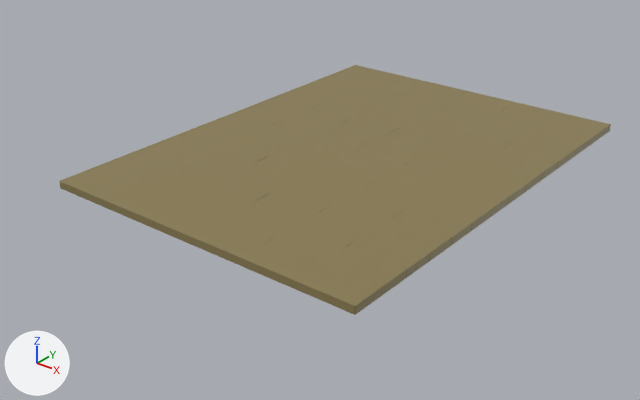
One commit to the FBX model Assets/3DModels/jinsy_fbx/floor.fbx: the scene before it, then after it.
Rendered twice from a 50 mm lens placed at (-26.0, -35.92, 9.36), pointed at (-36.85, -22.36, 0.95). The lights are fixed; the arrows at lower left show +X, +Y and +Z. The first picture is the older version. Where no turn or scale is listed for an object, it has been applied to the vertices. Vertices at exactly the same position are counted once.

Script lines for the objects in view, before the commit:
```python
me_plane_021 = bpy.data.meshes.new('Plane.021')
me_plane_021.from_pydata(...)  # 1202 vertices, 1439 faces; spans x -0.02..7.47, y 0.0..10.1, z 0.0..0.17
me_plane_021.materials.append(mat_material_329)  # yellow #8a7c52
ob_plane_012 = bpy.data.objects.new('Plane.012', me_plane_021)
ob_plane_012.location = (-40.38, -26.4, 1.67)
```
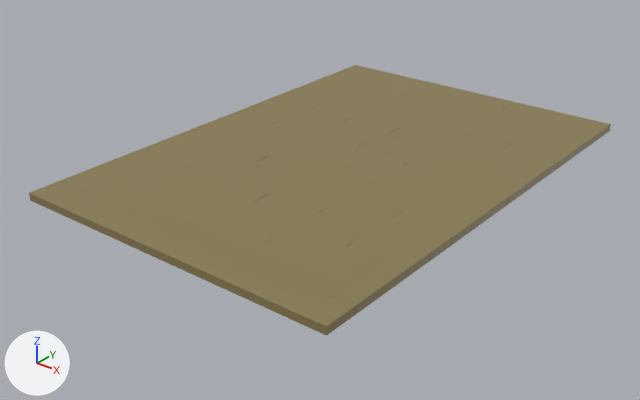
The newer file is also turned or shifted as a whole; pictures and numbers use the older file's frame.

The edits, one by one:
Material 'Material.374' (mat_material_374) is new.
Its base color is (0.254, 0.201, 0.0849) (yellow #8a7c52).
me_plane_021 is used by ob_plane_012; location (-40.38, -26.4, 1.67).
me_plane_021 had 1202 vertices, 1439 faces and spanned x -0.02..7.47, y 0.0..10.1, z 0.0..0.17.
me_plane_021 now has 1334 vertices, 1578 faces and spans x -0.02..7.47, y -0.72..10.1, z 0.0..0.17.
me_plane_021 part 1: the loose piece of 24 vertices spanning x 2.45..3.72, y 0.0..0.72, z 0.0..0.17 is copied, and the copy is moved by (0.0, -0.72, 0.0), in mat_material_374 (yellow #8a7c52); it spans x 2.45..3.72, y -0.72..0.0, z 0.0..0.17.
me_plane_021 part 2: a new loose piece of 34 vertices spanning x -0.02..2.45, y -0.72..0.01, z 0.0..0.17, in mat_material_374 (yellow #8a7c52).
Part 3, on me_plane_021:
43 vertices are added at x 1.25..7.47, y -0.72..0.01, z 0.0..0.17.
23 new vertices lie (0.0, 0.0, 0.16) away from vertices in x 1.25..7.47, y -0.72..0.01, z 0.0.
8 new vertices lie (0.0, 0.7, 0.0) away from vertices in x 3.75..7.45, y -0.71, z 0.0..0.17.
78 new faces join them, mat_material_374 (yellow #8a7c52).
me_plane_021 gains material mat_material_374 (yellow #8a7c52).

Boxes (x1, y1, x2, y2) around the edits, measured in the pictures (640 x 400 px):
'Plane.012', reshaped (8% taller): before (59, 65, 611, 315); after (29, 65, 611, 335)
part 1 of me_plane_021, added (yellow): after (110, 216, 187, 258)
part 2 of me_plane_021, added (yellow): after (29, 181, 140, 237)
part 3 of me_plane_021, added (yellow): after (103, 199, 356, 335)
